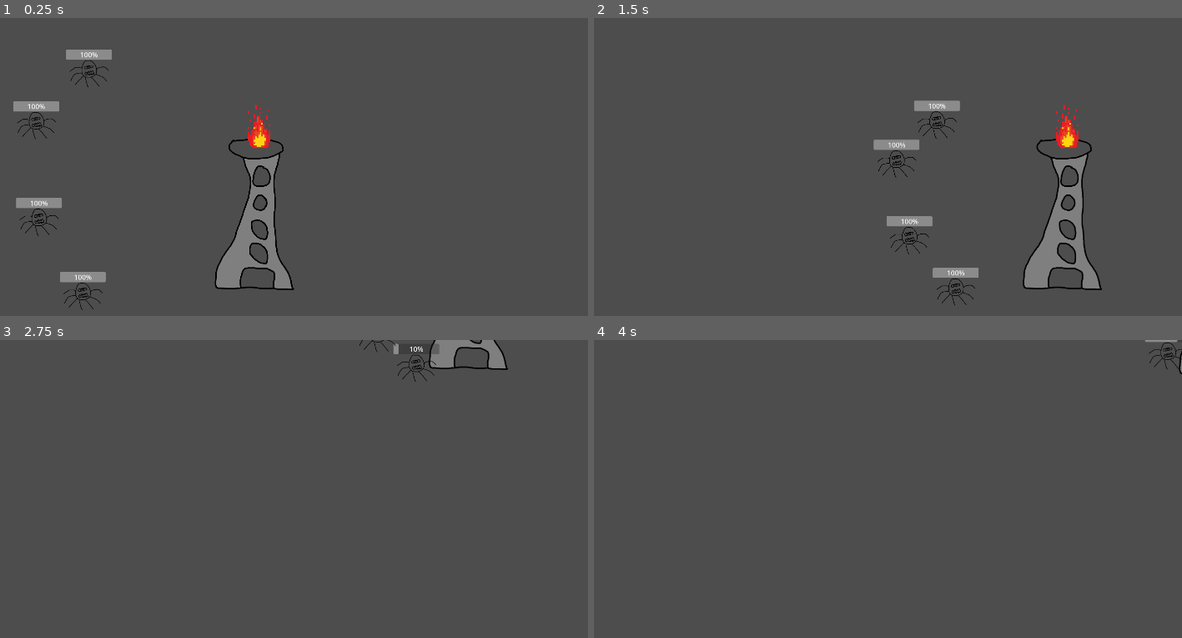
Above: before the commit, frames 1-4 (two rows, left to right).
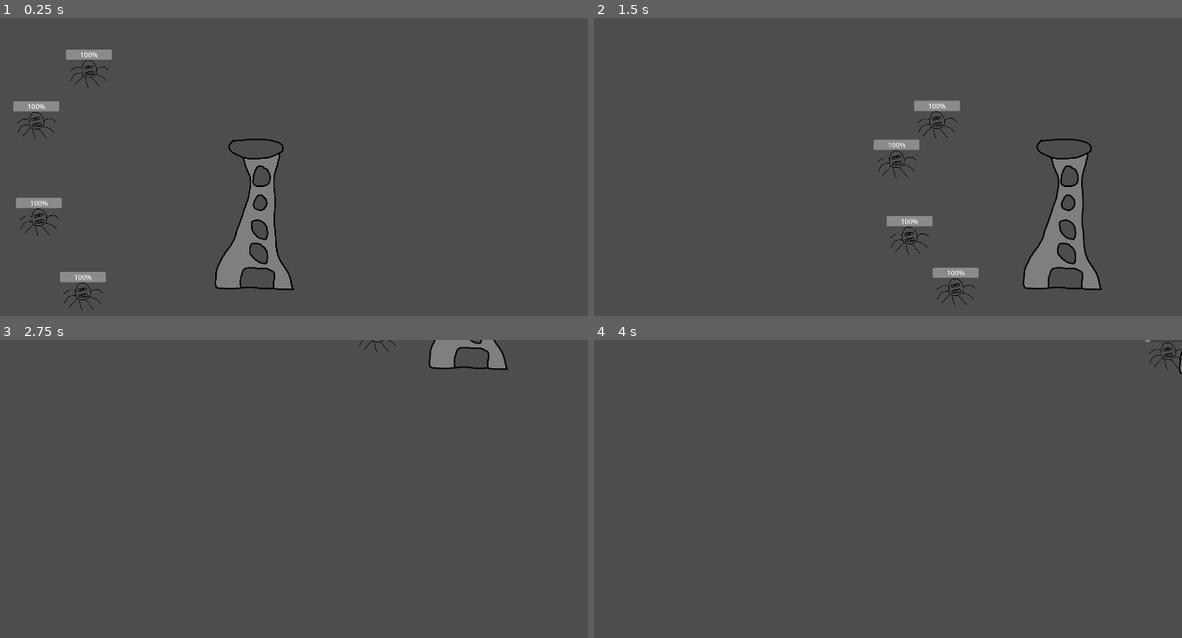
Above: after the commit, the same moments.

Repository: rcanpahali/tower-defense-prototype
Game: Godot game, scene res://game.tscn
The game is run twice, just before and just after one commit, with the same random seed, the same clock (stepped at 60 frames per second) and the same inputs.
Inputs (mouse positions are in pixels of both pictures, inside the frame that each line leads up to):
- Up to frame 1 (0.25 s): no input
- Up to frame 2 (1.5 s): move the mouse to (993, 184) at 0.52 s; hold A (a) 0.53-1.28 s; click (993, 184) at 0.67 s; tap D (d) at 0.8, 1.35 s; move the mouse to (717, 223) at 1.27 s; click (717, 223) at 1.42 s
- Up to frame 3 (2.75 s): tap S (s) at 1.55 s; move the mouse to (323, 444) at 2.02 s; hold S (s) from 2.03 s (still down); click (323, 444) at 2.17 s; tap W (w) at 2.3 s
- Up to frame 4 (4 s): move the mouse to (817, 602) at 2.77 s; release S (s) at 2.78 s; tap W (w) at 2.85 s; click (817, 602) at 2.92 s; tap A (a) at 3.05 s; move the mouse to (1046, 584) at 3.52 s; hold A (a) from 3.53 s (still down); click (1046, 584) at 3.67 s; tap D (d) at 3.8 s

The runs differ from the first frame. In frame 1, 0.3% of the frame differs, in the area x 42-46%, y 29-44%; in frame 2, 0.3%, in the area x 78-83%, y 29-44%; in frame 3, 0.2%; in frame 4, less than 0.1%.

Commit message:
add tower fire animation + some arts

Diff:
--- a/tower.gd
+++ b/tower.gd
@@ -1,6 +1,7 @@
 extends Sprite2D
 
 @onready var hit_timer: Timer = $HitTimer
+@onready var tower_fire: Sprite2D = $TowerFire
 
 var enemy_list: Array[CharacterBody2D] = []
 
@@ -23,4 +24,10 @@
 
 func tick_damage(enemy: CharacterBody2D):
 	if enemy.has_method("take_damage"):
+		run_fire_animation()
 		enemy.take_damage(30)
+
+func run_fire_animation():
+	tower_fire.visible = true
+	await get_tree().create_timer(0.3).timeout
+	tower_fire.visible = false
--- a/tower.tscn
+++ b/tower.tscn
@@ -12,6 +12,7 @@
 script = ExtResource("2_2r0vk")
 
 [node name="TowerFire" type="Sprite2D" parent="."]
+visible = false
 position = Vector2(25, -452)
 texture = ExtResource("2_psn7f")
 
@@ -23,7 +24,7 @@
 shape = SubResource("CircleShape2D_0n1oe")
 
 [node name="HitTimer" type="Timer" parent="."]
-wait_time = 0.5
+wait_time = 0.4
 
 [connection signal="body_entered" from="TowerArea" to="." method="_on_tower_area_body_entered"]
 [connection signal="body_exited" from="TowerArea" to="." method="_on_tower_area_body_exited"]
Binary file added: arts/DALL·E 2024-08-04 08.45.58 - A top-down pixel art scene viewed from a very far perspective, optimized for a 4K monitor, featuring a tall tower in the center with a vast amount of .webp
Binary file added: arts/DALL·E 2024-08-04 08.49.54 - A top-down pixel art scene viewed from a very far perspective, optimized for a 4K monitor. The scene features a tall tower in the center with a vast a.webp
Binary file added: arts/DALL·E 2024-08-04 08.57.41 - A top-down pixel art scene viewed from a very far perspective, optimized for a 4K monitor, but zoomed out even further. The scene features a tall towe.webp
Binary file added: arts/DALL·E 2024-08-04 09.01.30 - A top-down pixel art scene viewed from a very far perspective, optimized for a 4K monitor. The scene features a small, tall tower in the center with a.webp
Binary file added: arts/DALL·E 2024-08-04 09.03.15 - A top-down pixel art scene viewed from a very far perspective, optimized for a 4K monitor, in the style of Terraria graphics. The scene features a sma.webp
Binary file added: arts/DALL·E 2024-08-04 09.06.51 - A top-down pixel art scene optimized for a 4K monitor, featuring a tall medieval tower in the center with a pointed roof and visible stonework. The to.webp
